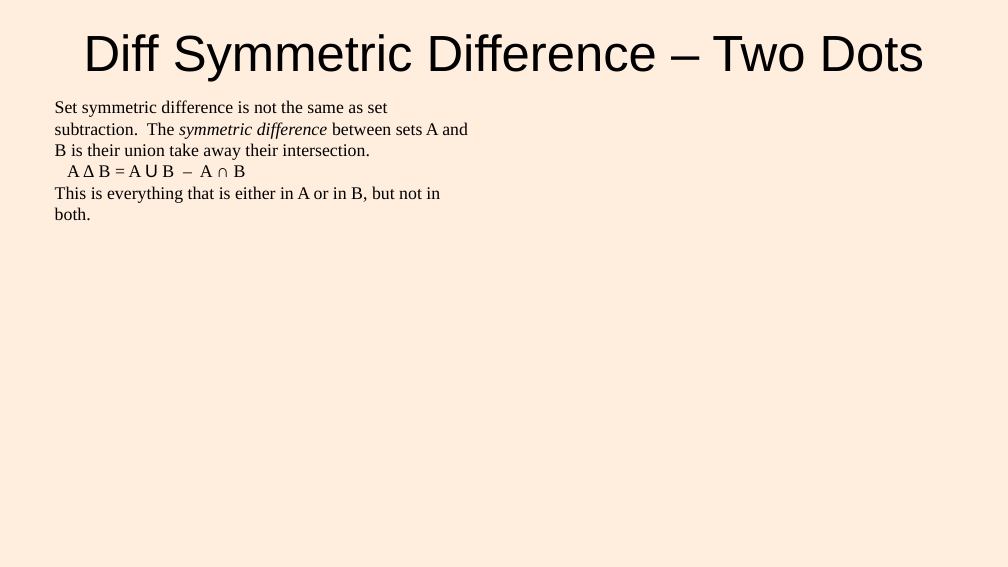
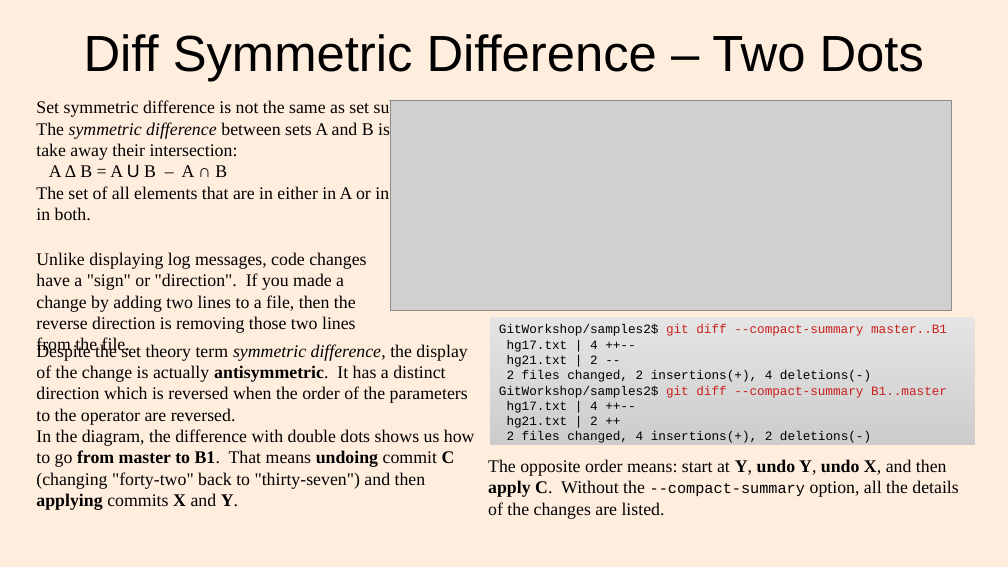
Before and after one commit to lacounty-isab/workshops, a slide deck: slide 30 of git/GitWorkshop1.odp. Drawn at 1008x567 pixels with LibreOffice and Linux fonts; fonts in the diff are those of the drawing; grey boxes stand for pictures. Boxes give left, top, right and bottom in pixels: in the first picture for what was removed or moved away, otherwise in the second. Text is boxed around its words. In the diff, an @@ line names an element or a change of style, - is before the commit and + after.

Commit message:
Added Merge-without-conflict exercise; finished Part 1.

```diff
--- a/git/GitWorkshop1.odp
+++ b/git/GitWorkshop1.odp
@@ text "Set symmetric difference is not ...": place and size @@
-text "Set symmetric difference is not ..." at [55,100,468,221]
+text "Set symmetric difference is not ..." at [36,100,458,221]
@@ text at [36,100,458,160]: text changed @@
-Set symmetric difference is not the same as set subtraction. The symmetric difference between sets A and B is their union take away their intersection.
+Set symmetric difference is not the same as set subtraction. The symmetric difference between sets A and B is their union take away their intersection:
@@ picture added at [391,101,951,311] @@
@@ text at [36,186,389,221]: text changed @@
-This is everything that is either in A or in B, but not in both.
+The set of all elements that are in either in A or in B, but not in both.
@@ text added at [36,252,366,355], 14 pt, text #000000 @@
+Unlike displaying log messages, code changes have a "sign" or "direction". If you made a change by adding two lines to a file, then the reverse direction is removing those two lines from the file.
@@ rectangle added at [490,316,975,445], fill gradient #E5E5E5 to #E4E4E4 to #E3E3E3, 10 pt, text #000000 @@
+GitWorkshop/samples2$ git diff --compact-summary master..B1
+hg17.txt | 4 ++--
+hg21.txt | 2 --
+2 files changed, 2 insertions(+), 4 deletions(-)
+GitWorkshop/samples2$ git diff --compact-summary B1..master
+hg17.txt | 4 ++--
+hg21.txt | 2 ++
+2 files changed, 4 insertions(+), 2 deletions(-)
@@ text added at [36,343,475,510], 14 pt, text #000000 @@
+Despite the set theory term symmetric difference, the display of the change is actually antisymmetric. It has a distinct direction which is reversed when the order of the parameters to the operator are reversed.
+In the diagram, the difference with double dots shows us how to go from master to B1. That means undoing commit C (changing "forty-two" back to "thirty-seven") and then applying commits X and Y.
@@ text added at [488,459,958,519], 14 pt, text #000000 @@
+The opposite order means: start at Y, undo Y, undo X, and then apply C. Without the --compact-summary option, all the details of the changes are listed.
```
Also in this commit, not shown: 3 slides added, 16 other files.
